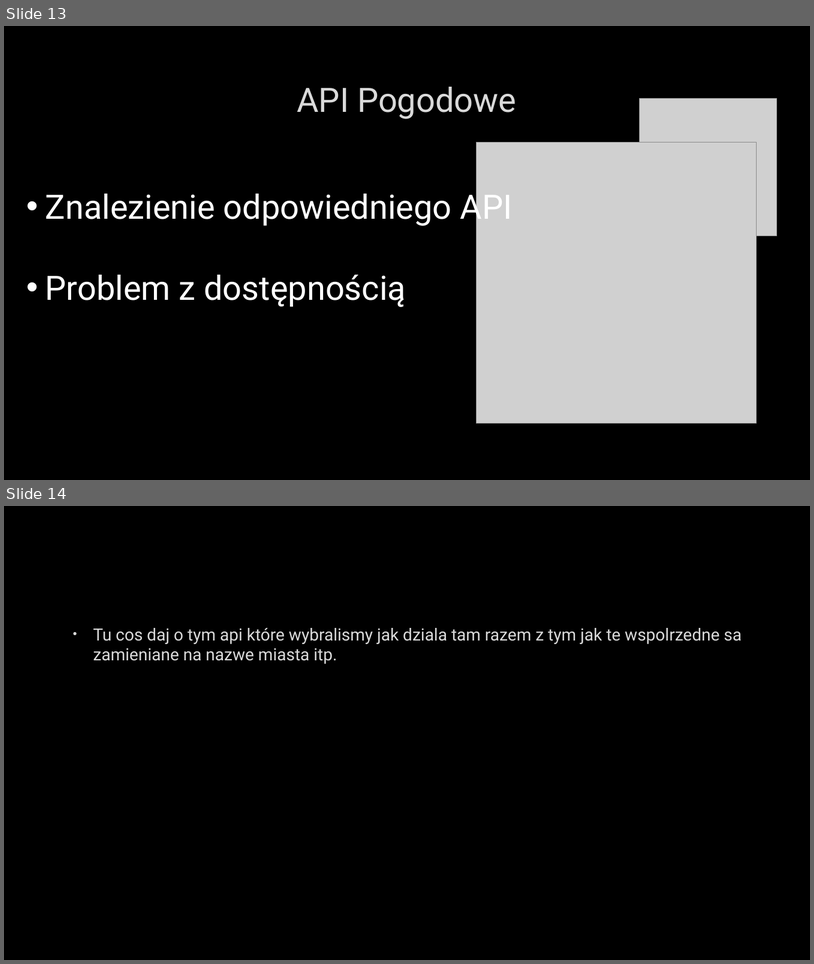
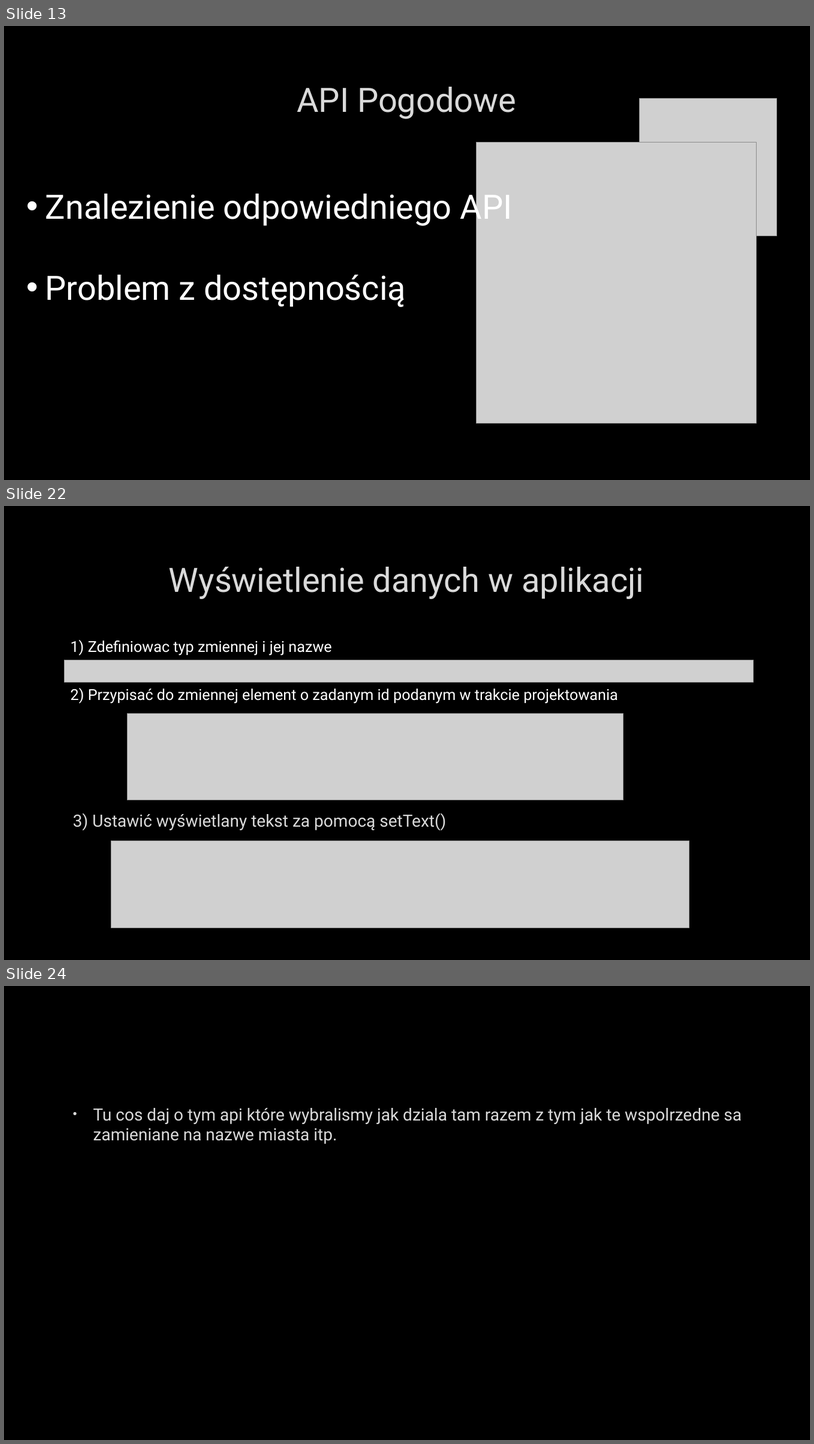
Before and after one commit to Luckownia/WeatherForecastApp, a slide deck: Aplikacja pogodowa na Androida.pptx. Shown one above the other, each under a label of ours: slides 13 and 14 before the commit, slides 13, 22 and 24 after it; the slides between them are not shown. The pictures are 814x964 and 814x1444 pixels, drawn with LibreOffice and Linux fonts; fonts in the diff are those of the drawing; grey boxes stand for pictures; background and template pictures are left out. Boxes give left, top, right and bottom in pixels: in the first picture for what was removed or moved away, otherwise in the second. Text is boxed around its words. In the diff, an @@ line names an element or a change of style, - is before the commit and + after.

```diff
--- a/Aplikacja pogodowa na Androida.pptx
+++ b/Aplikacja pogodowa na Androida.pptx
@@ slide 22 added at (4,506,810,960), background picture (left out) @@
@@ title added at (169,567,644,599), 40 pt, text #DADADA @@
+Wyświetlenie danych w aplikacji
@@ text added at (71,640,332,655), 18 pt, text #FFFFFF @@
+1) Zdefiniowac typ zmiennej i jej nazwe
@@ picture added at (65,660,754,681) @@
@@ text added at (71,688,618,703), 18 pt, text #FFFFFF @@
+2) Przypisać do zmiennej element o zadanym id podanym w trakcie projektowania
@@ picture added at (128,714,624,800) @@
@@ text added at (73,813,446,830), 20 pt, text #DADADA @@
+3) Ustawić wyświetlany tekst za pomocą setText()
@@ picture added at (111,841,689,928) @@
@@ what was slide 14 is now slide 24 @@
```
Also in this commit, not shown: 9 other slides added.
